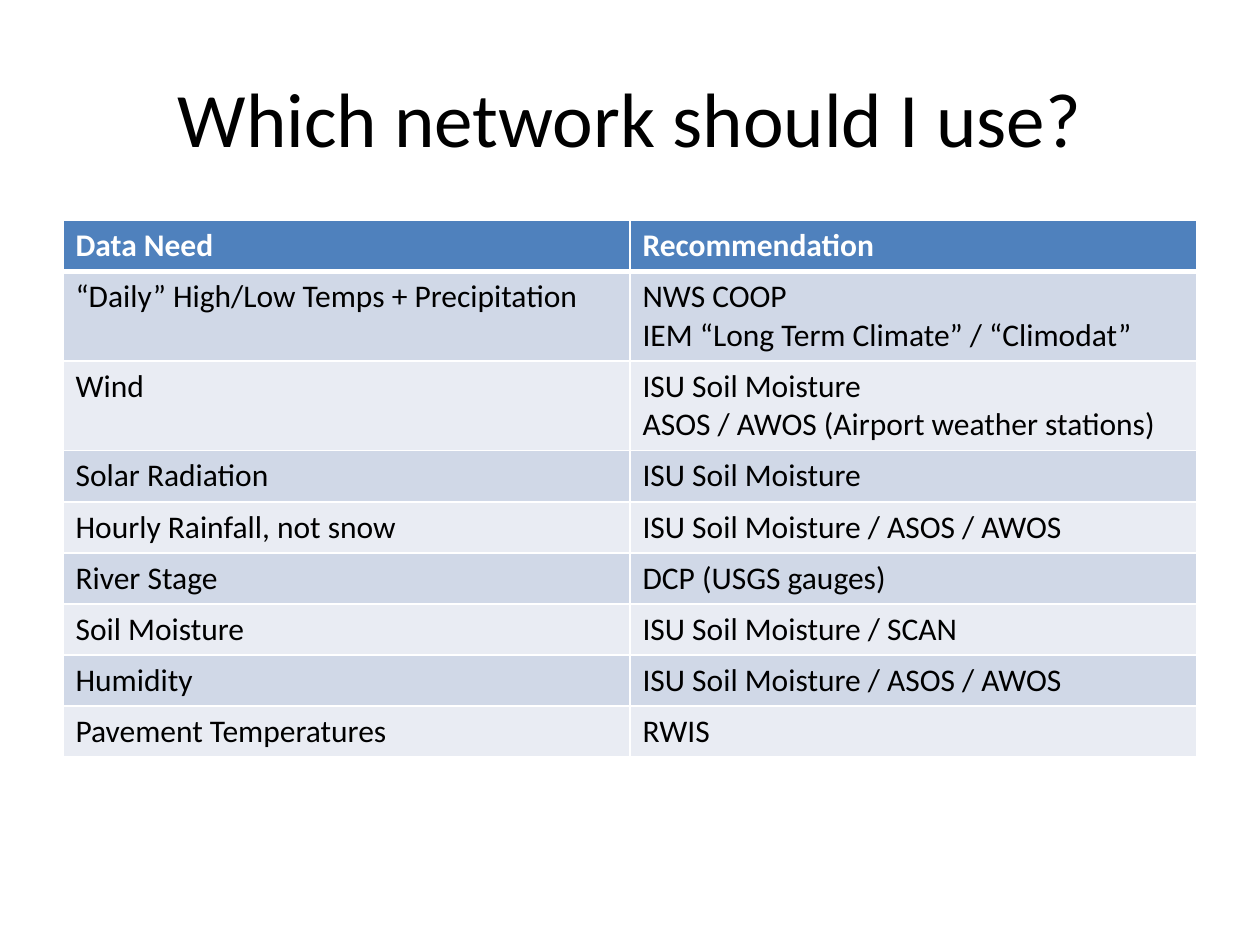
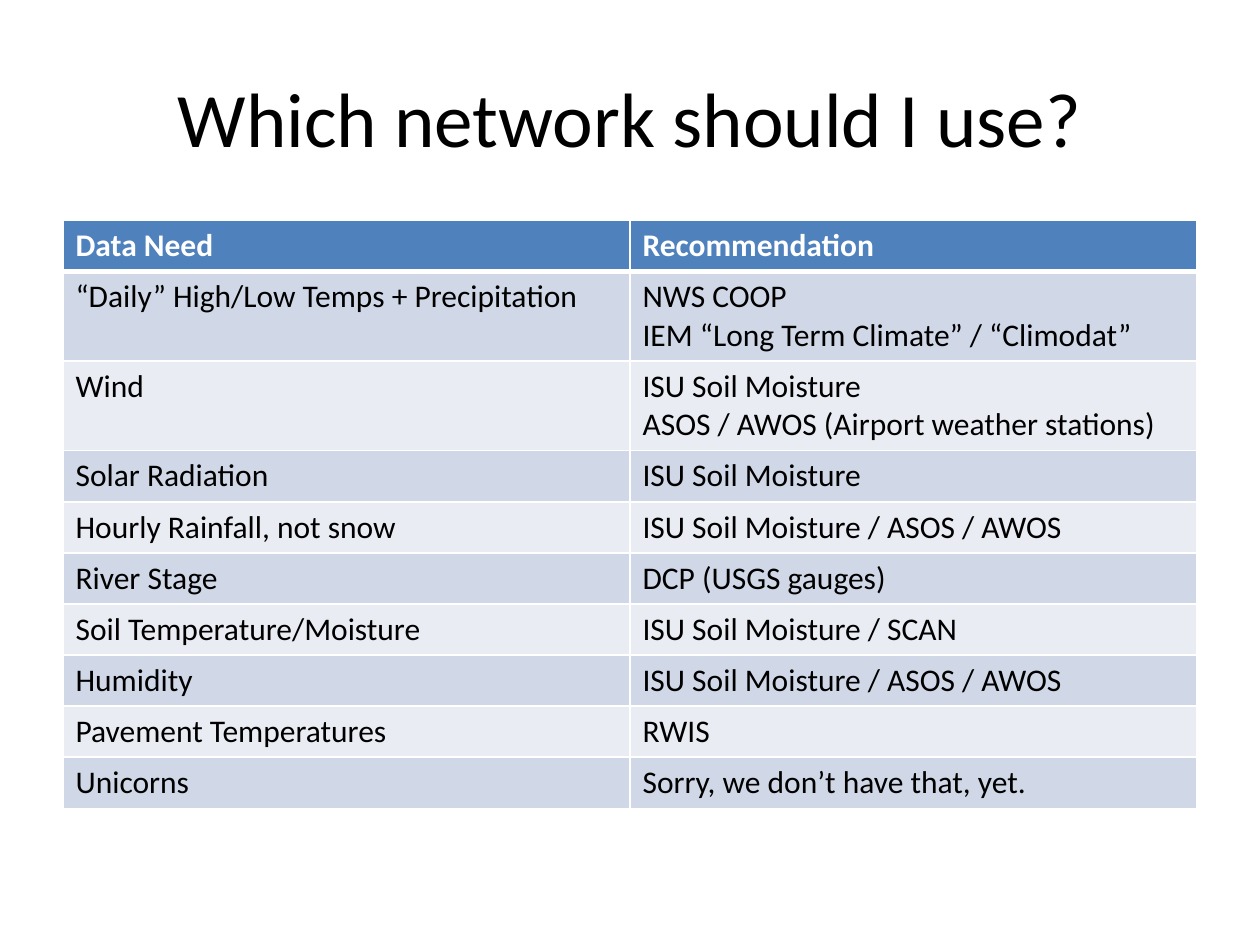
Before and after one commit to akrherz/akrherz, a slide deck: slide 13 of presentations/180301_seiara/herzmann_seiara.pptx. Drawn at 1260x945 pixels with LibreOffice and Linux fonts; fonts in the diff are those of the drawing. Boxes give left, top, right and bottom in pixels: in the first picture for what was removed or moved away, otherwise in the second. Text is boxed around its words. In the diff, an @@ line names an element or a change of style, - is before the commit and + after.

```diff
--- a/presentations/180301_seiara/herzmann_seiara.pptx
+++ b/presentations/180301_seiara/herzmann_seiara.pptx
@@ table at (x1=63, y1=220, x2=1197, y2=805) @@
-row 7, column 1: Soil Moisture
+row 7, column 1: Soil Temperature/Moisture
+row 10: Unicorns | Sorry, we don’t have that, yet.
```
Also in this commit, not shown: 2 other slides changed, 1 other file.
